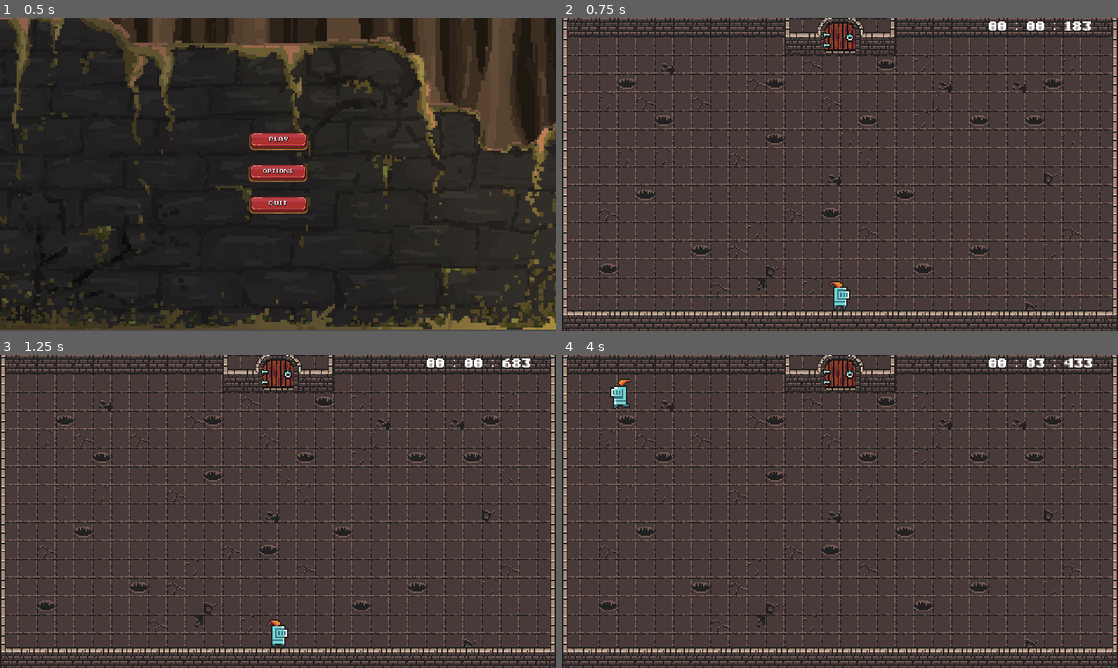
Above: before the commit, frames 1-4 (two rows, left to right).
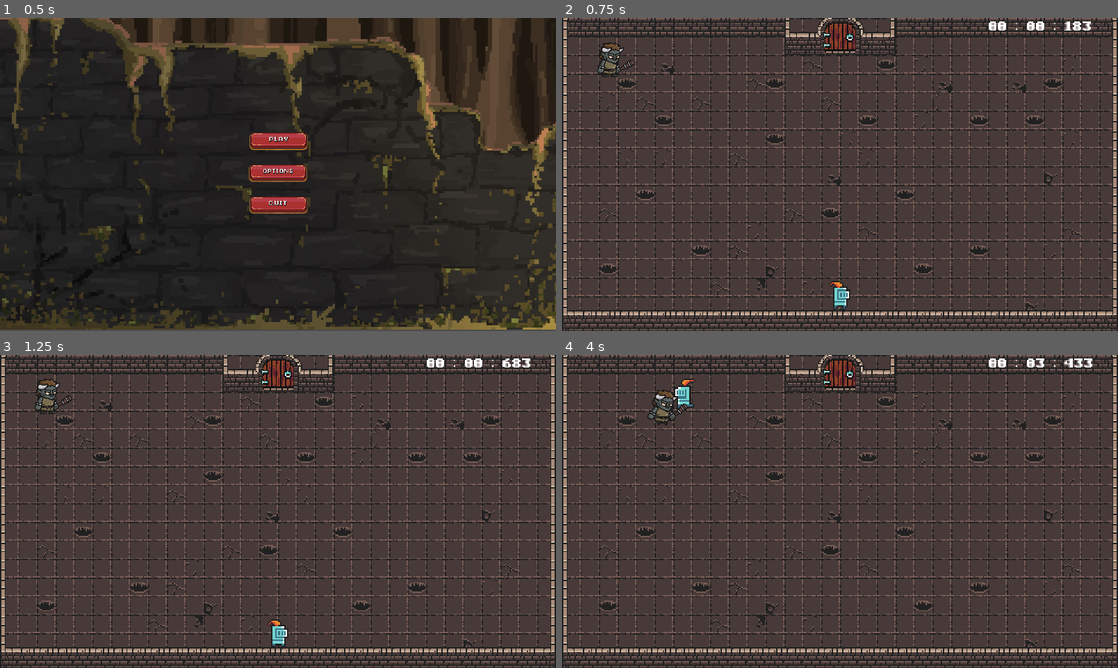
Above: after the commit, the same moments.

Repository: Thomas-Raveneau/SocialDungeons
Game: Godot game, scene res://Scenes/Menus/Main/Main.tscn
The game is run twice, just before and just after one commit, with the same random seed, the same clock (stepped at 60 frames per second) and the same inputs.
Inputs (mouse positions are in pixels of both pictures, inside the frame that each line leads up to):
- Up to frame 1 (0.5 s): no input
- Up to frame 2 (0.75 s): click (840, 143) at 0.5 s
- Up to frame 3 (1.25 s): no input
- Up to frame 4 (4 s): hold Z (move_up) 1.28-2.78 s; tap Shift (action_dash) every 0.75 s from 1.35 to 3.6 s; hold Q (move_left) from 2.78 s (still down)

Frame 1 is identical in both runs. In frame 2, 0.4% of the frame differs, in the area x 6-13%, y 7-19%; in frame 3, 0.4%; in frame 4, 0.8%, in the area x 8-24%, y 7-23%.

Commit message:
feat(mobs): finish warrior mobs with dash

Diff:
--- a/Scenes/Maps/Main.tscn
+++ b/Scenes/Maps/Main.tscn
@@ -1,7 +1,8 @@
-[gd_scene load_steps=7 format=2]
+[gd_scene load_steps=8 format=2]
 
 [ext_resource path="res://Scenes/Player/Player.tscn" type="PackedScene" id=1]
 [ext_resource path="res://Scenes/Maps/Main.gd" type="Script" id=2]
+[ext_resource path="res://Scenes/Mobs/Warrior.tscn" type="PackedScene" id=3]
 [ext_resource path="res://Scenes/Systems/Timer.tscn" type="PackedScene" id=5]
 [ext_resource path="res://Scenes/Maps/Castle/Castle.tscn" type="PackedScene" id=6]
 [ext_resource path="res://Scenes/Menus/Main/Assets/Font/pixelmix_bold.ttf" type="DynamicFontData" id=7]
@@ -38,3 +39,7 @@
 margin_right = 1766.83
 margin_bottom = 55.5403
 custom_fonts/normal_font = SubResource( 1 )
+
+[node name="Warrior" parent="." instance=ExtResource( 3 )]
+position = Vector2( 164.111, 142.705 )
+scale = Vector2( 0.3, 0.3 )
--- a/Scenes/Mobs/Warrior.gd
+++ b/Scenes/Mobs/Warrior.gd
@@ -3,8 +3,8 @@
 ################################################################################
 
 # MOVEMENT
-export var SPEED = 250
-export var DASH_SPEED = 200
+export var SPEED : float = 250
+export var DASH_SPEED : float = 500
 var velocity : Vector2 = Vector2.ZERO
 
 # ATTACK
@@ -15,77 +15,76 @@
 var dash_vector : Vector2 = Vector2.ZERO
 var is_dashing : bool = false
 
-onready var attack_cooldown : Timer = $Attack_Cooldown
+onready var attack_cooldown : Timer = $DashTimer
 
 # TARGET
-onready var target
-onready var players_list = get_tree().get_nodes_in_group("player")
+onready var target : Node2D
+onready var players_list : Array = get_tree().get_nodes_in_group("player")
 
 # ANIMATION
-onready var animation = $Animation
+onready var animation : AnimatedSprite = $Animation
 
 ################################################################################
 
-func _physics_process(delta):
+func _physics_process(_delta) -> void:
 	handle_movement()
+	handle_animation()
 	handle_flip()
-	handle_animation()
 	handle_attack()
 
-func handle_movement():
+func handle_movement() -> void:
 	velocity = Vector2.ZERO
-	if target:
-		if !is_attacking:
-			velocity = position.direction_to(target.position) * SPEED
-		if is_dashing:
-			velocity = dash_vector * DASH_SPEED
+	if target and !is_attacking:
+		velocity = position.direction_to(target.position) * SPEED
+	elif is_dashing:
+		velocity = dash_vector * DASH_SPEED
 	velocity = move_and_slide(velocity)
 
-func handle_flip():
+func handle_flip() -> void:
 	if target and !is_attacking:
 		if (velocity.x < 0 and !animation.flip_h):
 			animation.flip_h = true
 		if (velocity.x > 0 and animation.flip_h):
 			animation.flip_h = false
 
-func handle_animation():
+func handle_animation() -> void:
 	if (!is_attacking):
 		if (velocity == Vector2(0, 0)):
 			animation.play("idle")
 		else:
-			animation.play("walking")
+			animation.play("walk")
 
-func handle_attack():
+func handle_attack() -> void:
 	if in_range_of_attack and can_attack:
 		can_attack = false
 		is_attacking = true
 		dash_vector = position.direction_to(target.position).normalized()
 		animation.play("taunt")
 
-func _on_DetectionArea_body_entered(body):
+func _on_DetectionArea_body_entered(body) -> void:
 	if players_list.has(body):
 		target = players_list[players_list.find(body)]
 
-func _on_DetectionArea_body_exited(body):
+func _on_DetectionArea_body_exited(body) -> void:
 	if target == body:
 		target = null
 
-func _on_RangeArea_body_entered(body):
+func _on_RangeArea_body_entered(body) -> void:
 	if target == body:
 		in_range_of_attack = true
 
-func _on_RangeArea_body_exited(body):
+func _on_RangeArea_body_exited(body) -> void:
 	if target == body:
 		in_range_of_attack = false
 
-func _on_DashTimer_timeout():
+func _on_DashTimer_timeout() -> void:
 	can_attack = true
 
-func _on_Animation_animation_finished():
-	if animation.animation == "taunt":
+func _on_Animation_animation_finished() -> void:
+	if animation.get_animation() == "taunt":
 		animation.play("attack")
 		is_dashing = true
-	if animation.animation == "attack":
-		attack_cooldown.start()
+	elif animation.get_animation() == "attack":
 		is_dashing = false
 		is_attacking = false
+		attack_cooldown.start()
--- a/Scenes/Mobs/Warrior.tscn
+++ b/Scenes/Mobs/Warrior.tscn
@@ -69,11 +69,6 @@
 "name": "idle",
 "speed": 11.0
 }, {
-"frames": [ ExtResource( 16 ), ExtResource( 13 ), ExtResource( 27 ), ExtResource( 18 ), ExtResource( 19 ), ExtResource( 29 ), ExtResource( 23 ), ExtResource( 24 ), ExtResource( 17 ), ExtResource( 20 ), ExtResource( 28 ), ExtResource( 14 ), ExtResource( 21 ), ExtResource( 26 ), ExtResource( 15 ), ExtResource( 22 ), ExtResource( 30 ), ExtResource( 25 ) ],
-"loop": false,
-"name": "taunt",
-"speed": 17.0
-}, {
 "frames": [ ExtResource( 47 ), ExtResource( 43 ), ExtResource( 53 ), ExtResource( 41 ), ExtResource( 48 ), ExtResource( …(236 unchanged characters)…
 "loop": true,
 "name": "walk",
@@ -82,7 +77,12 @@
 "frames": [ ExtResource( 37 ), ExtResource( 38 ), ExtResource( 39 ), ExtResource( 40 ), ExtResource( 59 ), ExtResource( 57 ), ExtResource( 55 ), ExtResource( 56 ), ExtResource( 58 ), ExtResource( 54 ), ExtResource( 61 ), ExtResource( 60 ) ],
 "loop": false,
 "name": "attack",
-"speed": 11.0
+"speed": 22.0
+}, {
+"frames": [ ExtResource( 16 ), ExtResource( 13 ), ExtResource( 27 ), ExtResource( 18 ), ExtResource( 19 ), ExtResource( 29 ), ExtResource( 23 ), ExtResource( 24 ), ExtResource( 17 ), ExtResource( 20 ), ExtResource( 28 ), ExtResource( 14 ), ExtResource( 21 ), ExtResource( 26 ), ExtResource( 15 ), ExtResource( 22 ), ExtResource( 30 ), ExtResource( 25 ) ],
+"loop": false,
+"name": "taunt",
+"speed": 17.0
 } ]
 
 [sub_resource type="CapsuleShape2D" id=2]
@@ -97,11 +97,14 @@
 
 [node name="Warrior" type="KinematicBody2D"]
 script = ExtResource( 31 )
+__meta__ = {
+"_edit_group_": true
+}
 
 [node name="Animation" type="AnimatedSprite" parent="."]
 frames = SubResource( 1 )
-animation = "idle"
-frame = 5
+animation = "attack"
+frame = 11
 playing = true
 
 [node name="CollisionShape2D" type="CollisionShape2D" parent="."]
@@ -119,6 +122,7 @@
 
 [node name="DashTimer" type="Timer" parent="."]
 wait_time = 5.0
+autostart = true
 
 [connection signal="animation_finished" from="Animation" to="." method="_on_Animation_animation_finished"]
 [connection signal="body_entered" from="DetectionArea" to="." method="_on_DetectionArea_body_entered"]
